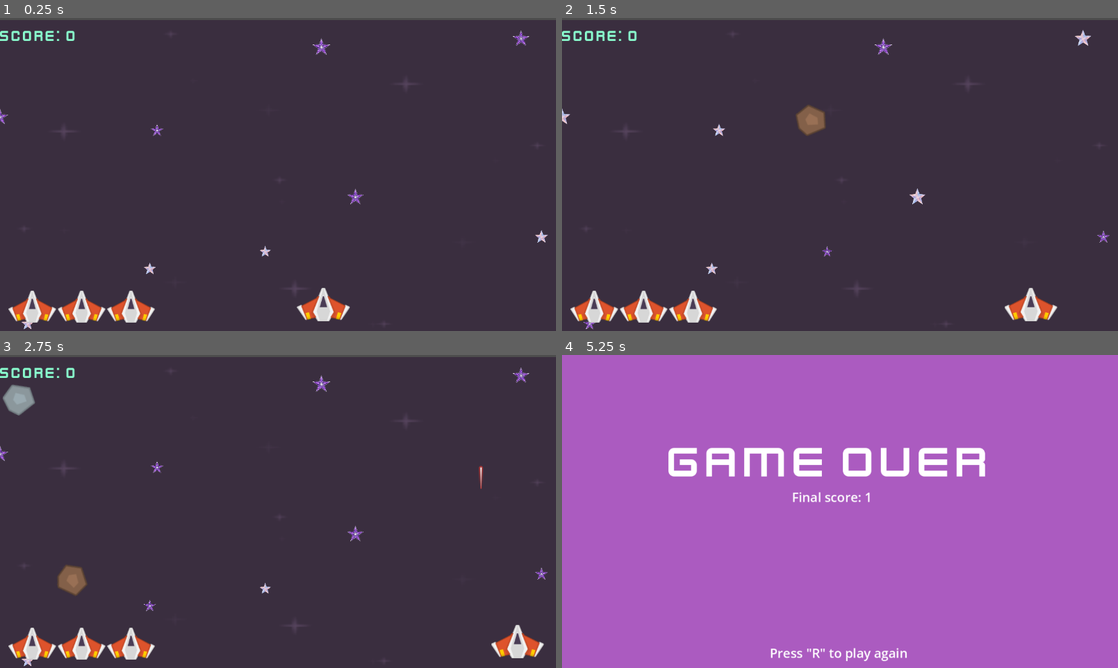
Above: before the commit, frames 1-4 (two rows, left to right).
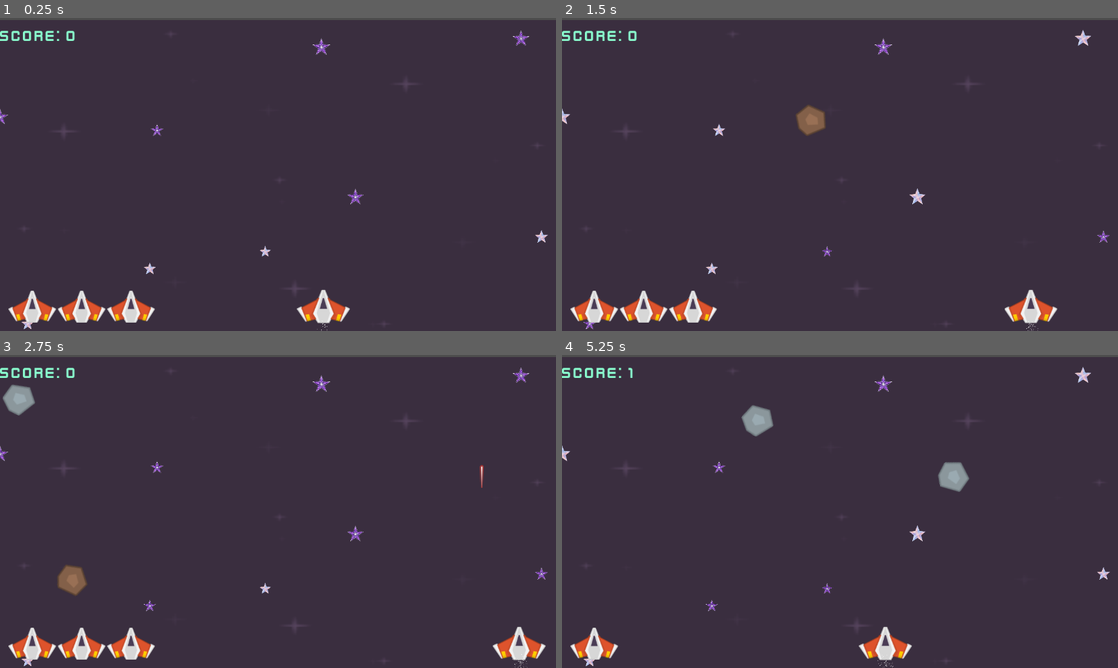
Above: after the commit, the same moments.

Repository: nonakarim/godot-space-shooter
Game: Godot game, scene res://Scenes/level.tscn
Two runs of this game, one before a commit and one after it. Both use one fixed random seed, a clock stepped at 60 frames per second and the inputs below.
Inputs:
- Up to frame 1 (0.25 s): no input
- Up to frame 2 (1.5 s): hold Right (KeyRight) 0.53-1.28 s; tap O (Original) at 0.6 s; hold Down (KeyDown) from 1.28 s (still down); tap R (Replay) at 1.35 s
- Up to frame 3 (2.75 s): release Down (KeyDown) at 2.03 s; hold Right (KeyRight) from 2.03 s (still down); tap Space (Shoot) at 2.1 s
- Up to frame 4 (5.25 s): release Right (KeyRight) at 2.78 s; hold Up (KeyUp) 2.78-3.53 s; tap one key every 0.75 s from 2.85 s: O (Original) R (Replay) Space (Shoot) O (Original); hold Left (KeyLeft) 3.53-5.03 s; hold Down (KeyDown) from 5.03 s (still down)

The runs differ from the first frame. In frame 1, 0.3% of the frame differs, in the area x 53-63%, y 86-100%; in frame 2, 0.3%; in frame 3, 0.4%; in frame 4, 100%, in the area x 0-100%, y 0-100%.

Commit message:
Add Particles as smoke coming out of the ship

Diff:
--- a/Scenes/Game over.tscn
+++ b/Scenes/Game over.tscn
@@ -69,8 +69,3 @@
 grow_vertical = 0
 theme_override_font_sizes/font_size = 30
 text = "Press \"R\" to play again"
-
-[node name="CenterContainer" type="CenterContainer" parent="."]
-layout_mode = 0
-offset_right = 766.0
-offset_bottom = 121.0
--- /dev/null
+++ b/Scenes/Particles.tscn
@@ -0,0 +1,21 @@
+[gd_scene load_steps=4 format=3 uid="uid://cjdbeb8bmkx72"]
+
+[ext_resource type="Script" uid="uid://dsbcnobjw17uh" path="res://gpu_particles_2d.gd" id="1_5ehqd"]
+
+[sub_resource type="CanvasTexture" id="CanvasTexture_m07cm"]
+
+[sub_resource type="ParticleProcessMaterial" id="ParticleProcessMaterial_gi0sb"]
+particle_flag_disable_z = true
+emission_shape = 1
+emission_sphere_radius = 128.0
+gravity = Vector3(0, 98, 0)
+
+[node name="Node2D" type="Node2D"]
+
+[node name="GPUParticles2D" type="GPUParticles2D" parent="."]
+emitting = false
+amount = 50
+texture = SubResource("CanvasTexture_m07cm")
+one_shot = true
+process_material = SubResource("ParticleProcessMaterial_gi0sb")
+script = ExtResource("1_5ehqd")
--- a/Scenes/player.tscn
+++ b/Scenes/player.tscn
@@ -1,8 +1,16 @@
-[gd_scene load_steps=4 format=3 uid="uid://coe75mcwik7"]
+[gd_scene load_steps=6 format=3 uid="uid://coe75mcwik7"]
 
 [ext_resource type="Texture2D" uid="uid://c274bdbasjd3v" path="res://Graphics/PNG/playerShip2_orange.png" id="1_4flbx"]
 [ext_resource type="Script" uid="uid://ds01ofabjdfx" path="res://Scripts/player.gd" id="1_cvnsp"]
 [ext_resource type="AudioStream" uid="uid://71gs86tdhcc8" path="res://Graphics/Fonts&sounds/sfx-laser2_buXrdMnm .ogg" id="3_6t5aa"]
+
+[sub_resource type="CanvasTexture" id="CanvasTexture_vgqql"]
+
+[sub_resource type="ParticleProcessMaterial" id="ParticleProcessMaterial_fkybt"]
+particle_flag_disable_z = true
+emission_shape = 1
+emission_sphere_radius = 21.83
+gravity = Vector3(0, 98, 0)
 
 [node name="Player" type="CharacterBody2D"]
 collision_mask = 6
@@ -14,17 +22,26 @@
 texture = ExtResource("1_4flbx")
 
 [node name="CollisionPolygon2D" type="CollisionPolygon2D" parent="."]
-position = Vector2(133.99998, 19.000002)
+position = Vector2(130, 15)
 scale = Vector2(0.21673292, 0.22629112)
-polygon = PackedVector2Array(-59, 185, 5, 179, 172, 91, 203.01485, -17.676346, 244.5406, -17.676346, 280, 64, 290, 89, 462, 192, 462, 165, 510, 197, 419.87158, 322.59326, 304.52228, 300.49786, 308, 341, 276.83844, 327.01236, 161.48907, 335.85052, 129.19127, 304.91693, 23.06987, 322.59326)
+polygon = PackedVector2Array(-59, 185, 5, 179, 172, 91, 203.01485, -17.676346, 244.5406, -17.676346, 280, 64, 290, 89, 462, 192, 462, 165, 510, 197, 419.87158, 322.59326, 304.52228, 300.49786, 308, 341, 235.31274, 327.01236, 161.48907, 335.85052, 129.19127, 304.91693, 23.06987, 322.59326)
 
 [node name="LaserStartPosition" type="Marker2D" parent="."]
-position = Vector2(180, -8)
+position = Vector2(182, -14)
 
 [node name="LaserTimer" type="Timer" parent="."]
 wait_time = 0.5
 
 [node name="Laser_Sound" type="AudioStreamPlayer2D" parent="."]
+position = Vector2(4, 6)
 stream = ExtResource("3_6t5aa")
 
+[node name="GPUParticles2D" type="GPUParticles2D" parent="."]
+position = Vector2(186, 100)
+amount = 100
+texture = SubResource("CanvasTexture_vgqql")
+collision_base_size = 128.0
+local_coords = true
+process_material = SubResource("ParticleProcessMaterial_fkybt")
+
 [connection signal="timeout" from="LaserTimer" to="." method="_on_laser_timer_timeout"]
--- a/Scripts/meteors.gd
+++ b/Scripts/meteors.gd
@@ -7,7 +7,6 @@
 signal collision
 
 func _ready() -> void:
-
 	var rng := RandomNumberGenerator.new()
 	var width = get_viewport().get_visible_rect().size[0]
 	var random_x = rng.randi_range(0, width)
@@ -23,4 +22,5 @@
 	rotation_degrees += rotation_speed * delta;
 
 func _on_body_entered(_body: Node2D) -> void:
+	queue_free()
 	collision.emit()
--- a/Scripts/player.gd
+++ b/Scripts/player.gd
@@ -9,7 +9,7 @@
 	position = Vector2(576, 650)
 
 
-func _process(_delta: float) -> void:
+func _process(delta: float) -> void:
 	var direction = Input.get_vector("KeyLeft","KeyRight","KeyUp","KeyDown")
 
 	velocity = direction * speed
--- a/Scripts/ui.gd
+++ b/Scripts/ui.gd
@@ -11,11 +11,9 @@
 	for i in amount:
 		var texRect = TextureRect.new()
 		texRect.texture = image
-		texRect.size = Vector2(0.5, 0.5)
 
 		$MarginContainer2/HBoxContainer.add_child(texRect)
-		texRect.expand = true
-		texRect.stretch_mode = TextureRect.STRETCH_KEEP_ASPECT
+		texRect.stretch_mode = TextureRect.STRETCH_KEEP
 
 func set_score(score):
 	$MarginContainer/Label.text = "Score: " + str(score)
--- a/project.godot
+++ b/project.godot
@@ -62,6 +62,11 @@
 "events": [Object(InputEventKey,"resource_local_to_scene":false,"resource_name":"","device":0,"window_id":0,"alt_presse …(189 unchanged characters)…
 ]
 }
+Rotate_right={
+"deadzone": 0.2,
+"events": [Object(InputEventKey,"resource_local_to_scene":false,"resource_name":"","device":0,"window_id":0,"alt_pressed":false,"shift_pressed":false,"ctrl_pressed":false,"meta_pressed":false,"pressed":false,"keycode":0,"physical_keycode":65,"key_label":0,"unicode":0,"location":0,"echo":false,"script":null)
+]
+}
 
 [layer_names]
 
Binary file added: Graphics/smoke.png
Not shown, added: Graphics/smoke.png.kra
